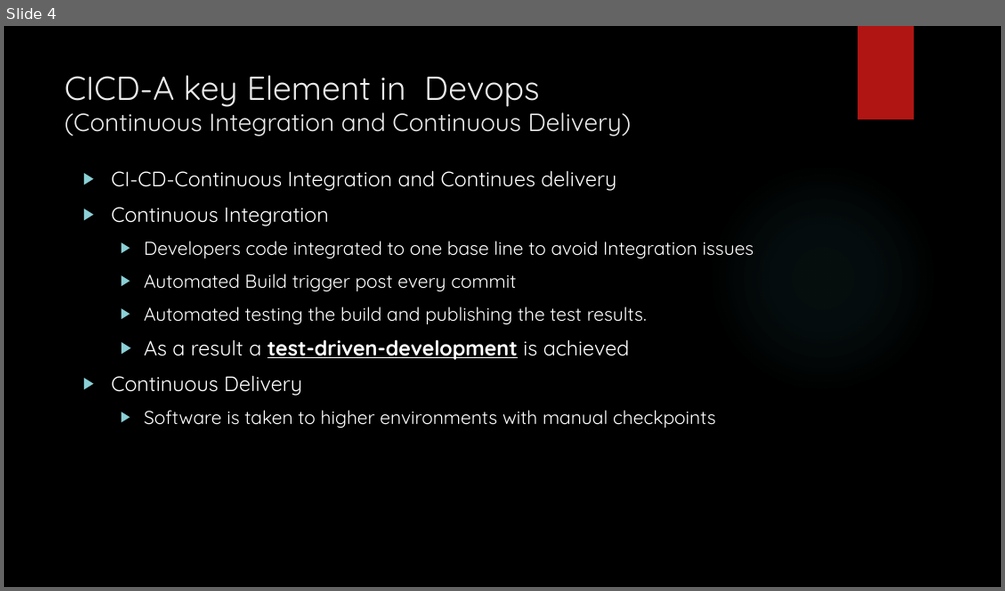
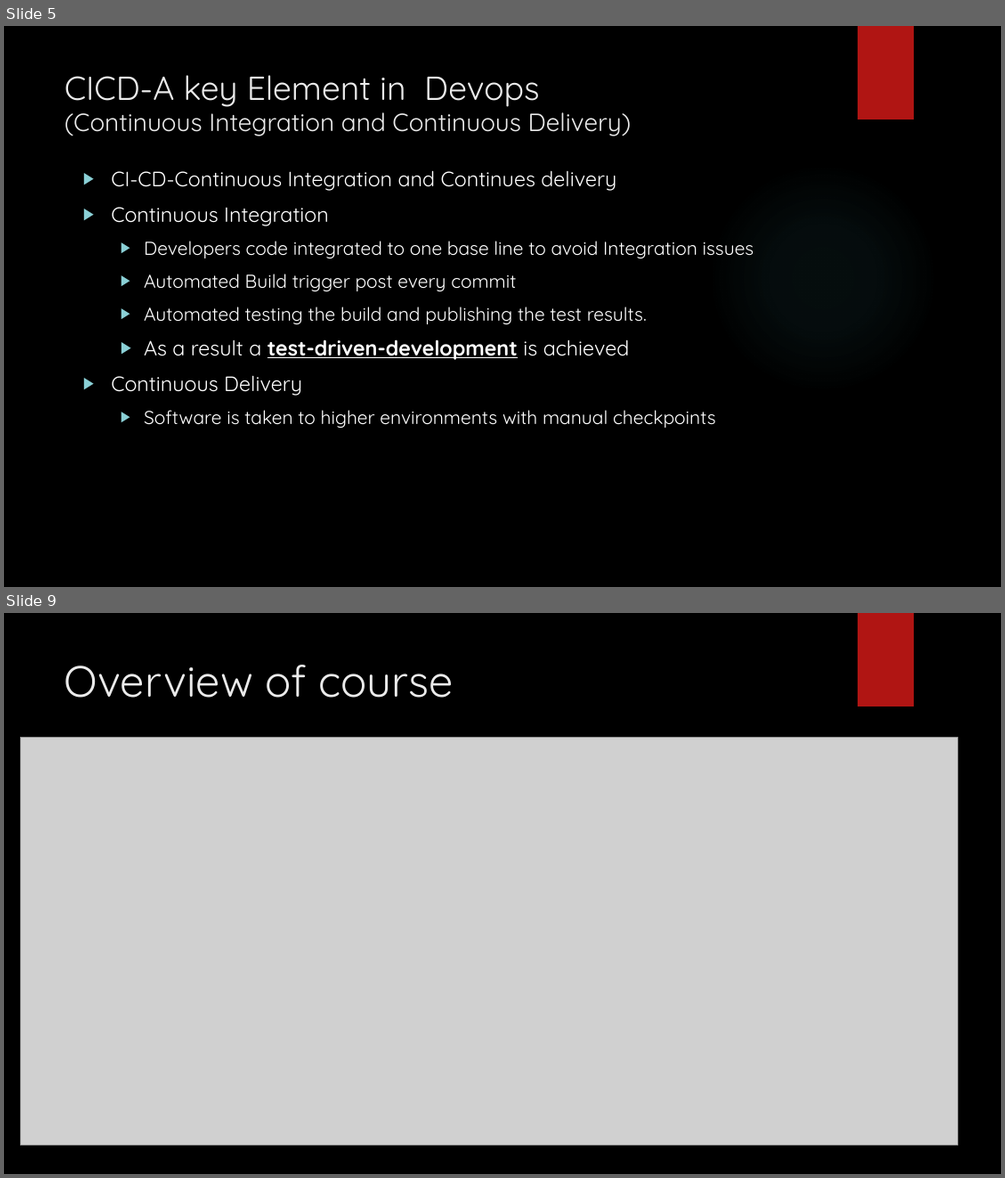
Before and after one commit to vetritamil2425/Uploads, a slide deck: DEVOPS-Demo Session.pptx. Shown one above the other, each under a label of ours: slide 4 before the commit, slides 5 and 9 after it; the slides between them are not shown. The pictures are 1005x591 and 1005x1178 pixels, drawn with LibreOffice and Linux fonts; fonts in the diff are those of the drawing; grey boxes stand for pictures; background and template pictures are left out. Boxes give left, top, right and bottom in pixels: in the first picture for what was removed or moved away, otherwise in the second. Text is boxed around its words. In the diff, an @@ line names an element or a change of style, - is before the commit and + after.

```diff
--- a/DEVOPS-Demo Session.pptx
+++ b/DEVOPS-Demo Session.pptx
@@ slide 9 added at (4, 613, 1001, 1174), background picture (left out); not listed: 1 template element that a slide beside it also shows @@
@@ title added at (65, 665, 453, 698), 42 pt, text #EBEBEB @@
+Overview of course
@@ picture added at (20, 737, 957, 1144) @@
@@ what was slide 4 is now slide 5 @@
```
Also in this commit, not shown: 3 slides changed, 6 other slides added, 2 slides removed.
